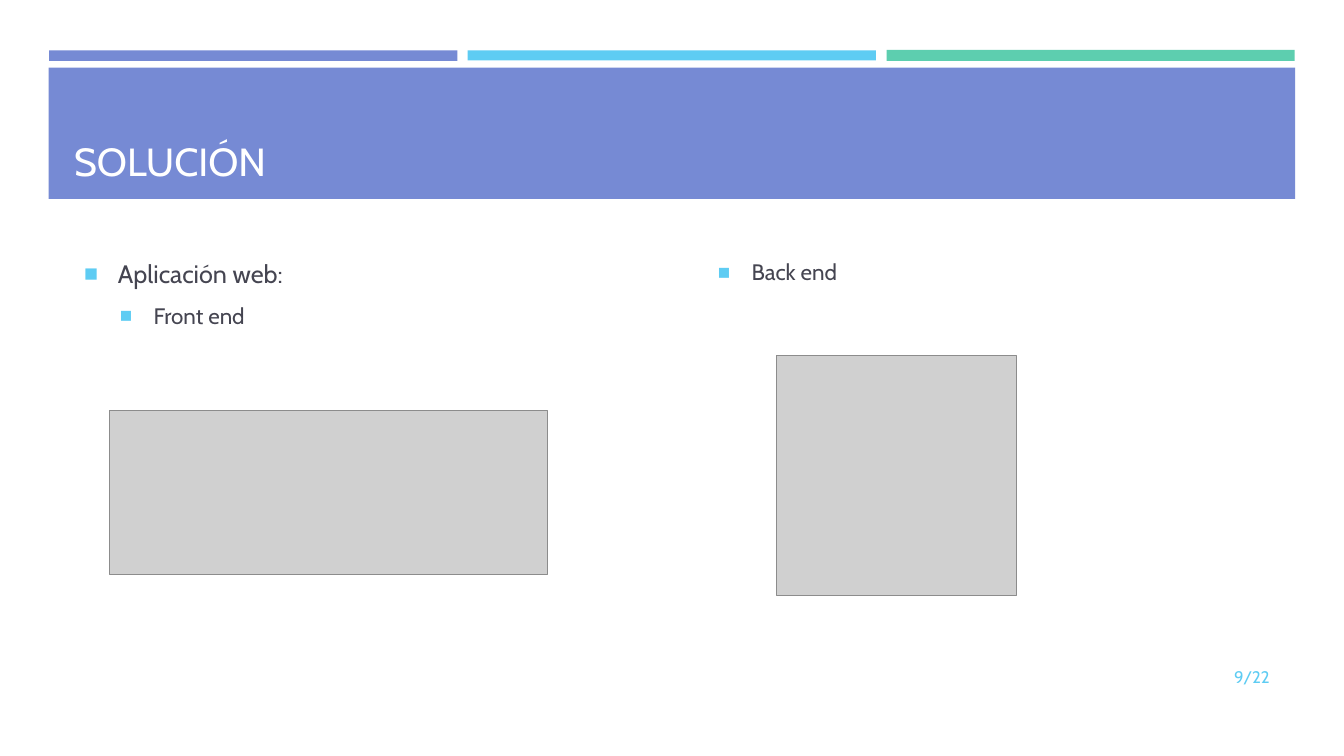
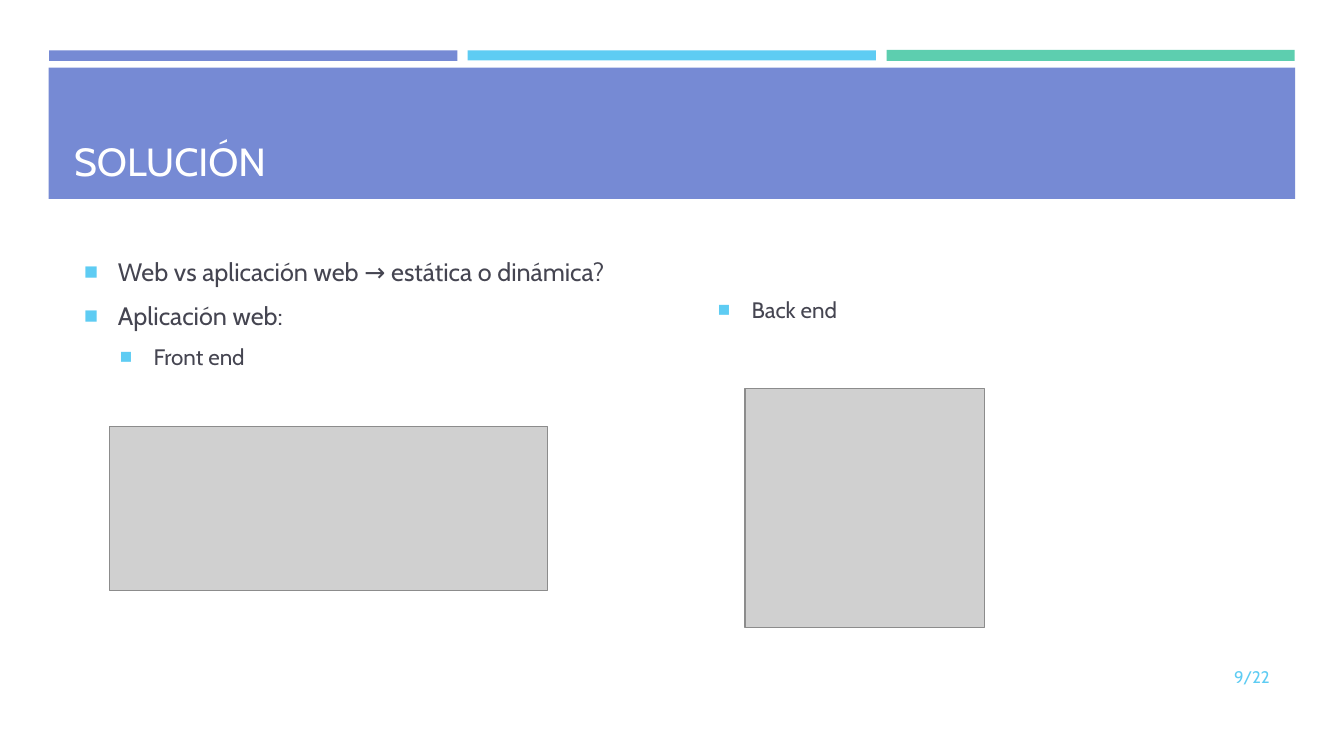
Before and after one commit to mdlunag/tfg, a slide deck: slide 9 of tfg_presentacio.pptx. Drawn at 1344x756 pixels with LibreOffice and Linux fonts; fonts in the diff are those of the drawing; grey boxes stand for pictures. Boxes give left, top, right and bottom in pixels: in the first picture for what was removed or moved away, otherwise in the second. Text is boxed around its words. In the diff, an @@ line names an element or a change of style, - is before the commit and + after.

```diff
--- a/tfg_presentacio.pptx
+++ b/tfg_presentacio.pptx
@@ text at <box>118,262,604,287</box>: paragraph added @@
+■ Web vs aplicación web → estática o dinámica?
@@ picture: place and size @@
-picture at <box>777,356,1017,596</box>
+picture at <box>745,388,985,628</box>
@@ picture: place and size @@
-picture at <box>110,410,548,574</box>
+picture at <box>110,426,548,590</box>
```
Also in this commit, not shown: 10 other slides changed.
